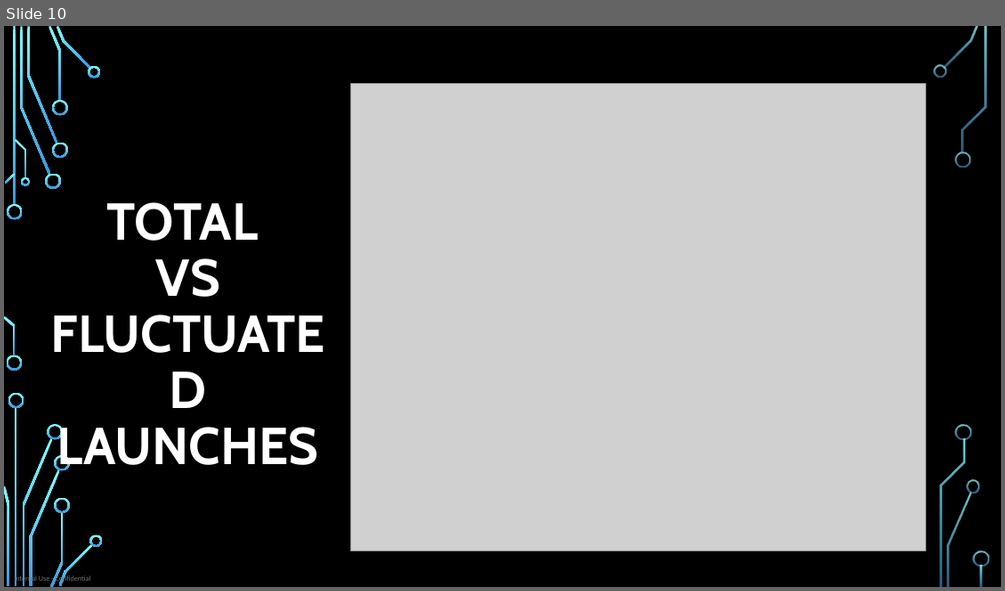
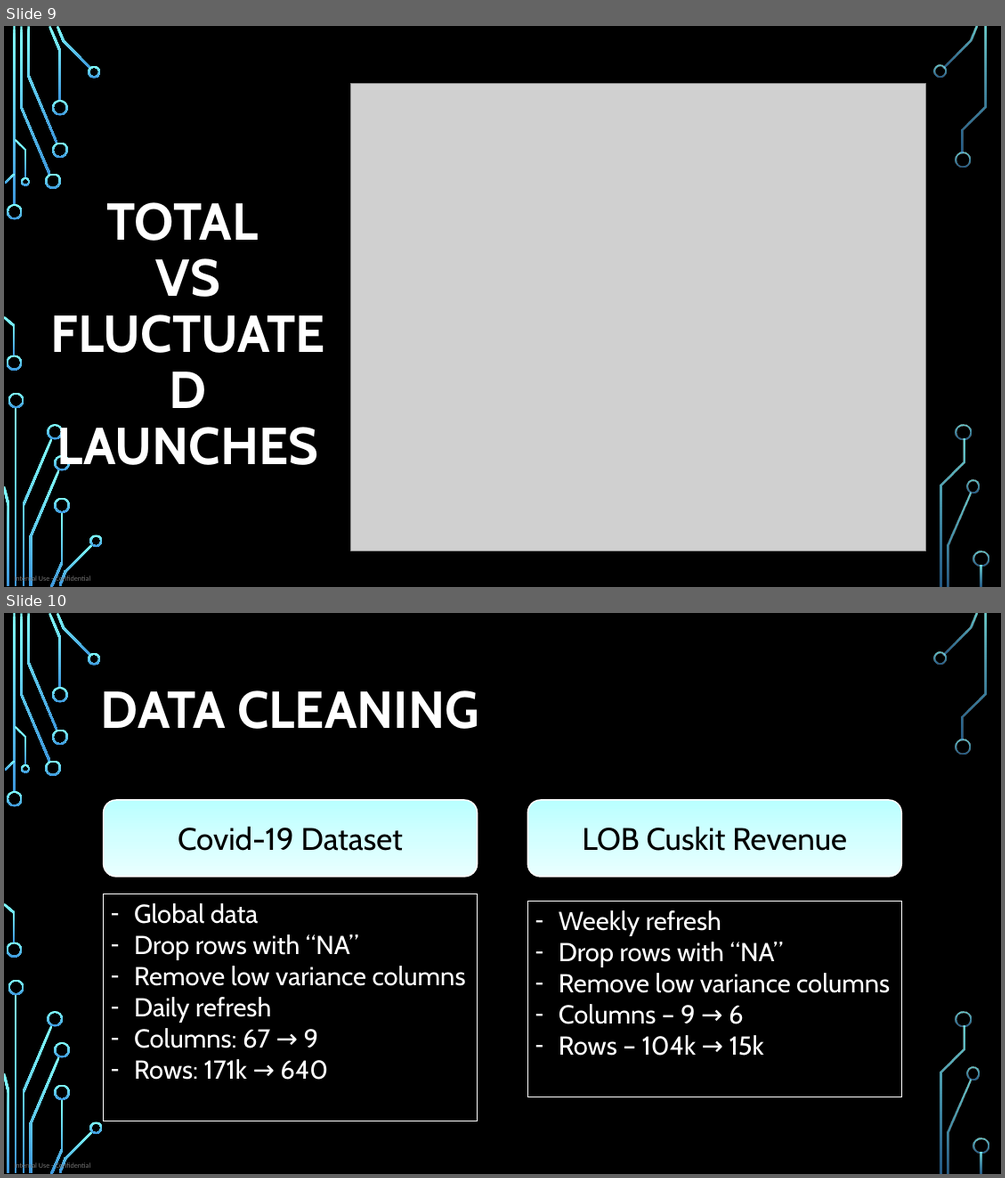
Before and after one commit to WooiLing94/WLCapstoneProject, a slide deck: LOB Cuskit Launch Dashboard.pptx. Shown one above the other, each under a label of ours: slide 10 before the commit, slides 9 and 10 after it. The pictures are 1005x591 and 1005x1178 pixels, drawn with LibreOffice and Linux fonts; fonts in the diff are those of the drawing; grey boxes stand for pictures; background and template pictures are left out. Boxes give left, top, right and bottom in pixels: in the first picture for what was removed or moved away, otherwise in the second. Text is boxed around its words. In the diff, an @@ line names an element or a change of style, - is before the commit and + after.

```diff
--- a/LOB Cuskit Launch Dashboard.pptx
+++ b/LOB Cuskit Launch Dashboard.pptx
@@ slide 10 added at [4, 613, 1001, 1174], background picture (left out); not listed: 37 template elements that a slide beside it also shows @@
@@ text added at [101, 690, 479, 729], 50 pt, text #FFFFFF, bold @@
+DATA CLEANING
@@ rounded rectangle added at [104, 800, 477, 876], fill gradient #B9FFFF to #D3FFFF to #E9FFFF, outline #FFFFFF 1.25 pt, 30 pt, text #000000 @@
+Covid-19 Dataset
@@ rounded rectangle added at [527, 800, 901, 876], fill gradient #B9FFFF to #D3FFFF to #E9FFFF, outline #FFFFFF 1.25 pt, 30 pt, text #000000 @@
+LOB Cuskit Revenue
@@ rectangle added at [104, 893, 477, 1121], outline #FFFFFF 0.75 pt, 25 pt, text #FFFFFF @@
+– Global data
+– Drop rows with “NA”
+– Remove low variance columns
+– Daily refresh
+– Columns: 67 → 9
+– Rows: 171k → 640
@@ rectangle added at [527, 900, 901, 1097], outline #FFFFFF 0.75 pt, 25 pt, text #FFFFFF @@
+– Weekly refresh
+– Drop rows with “NA”
+– Remove low variance columns
+– Columns – 9 → 6
+– Rows – 104k → 15k
@@ what was slide 10 is now slide 9 @@
```
Also in this commit, not shown: 3 slides changed, 4 other slides added, 1 slide removed, 2 other files.
